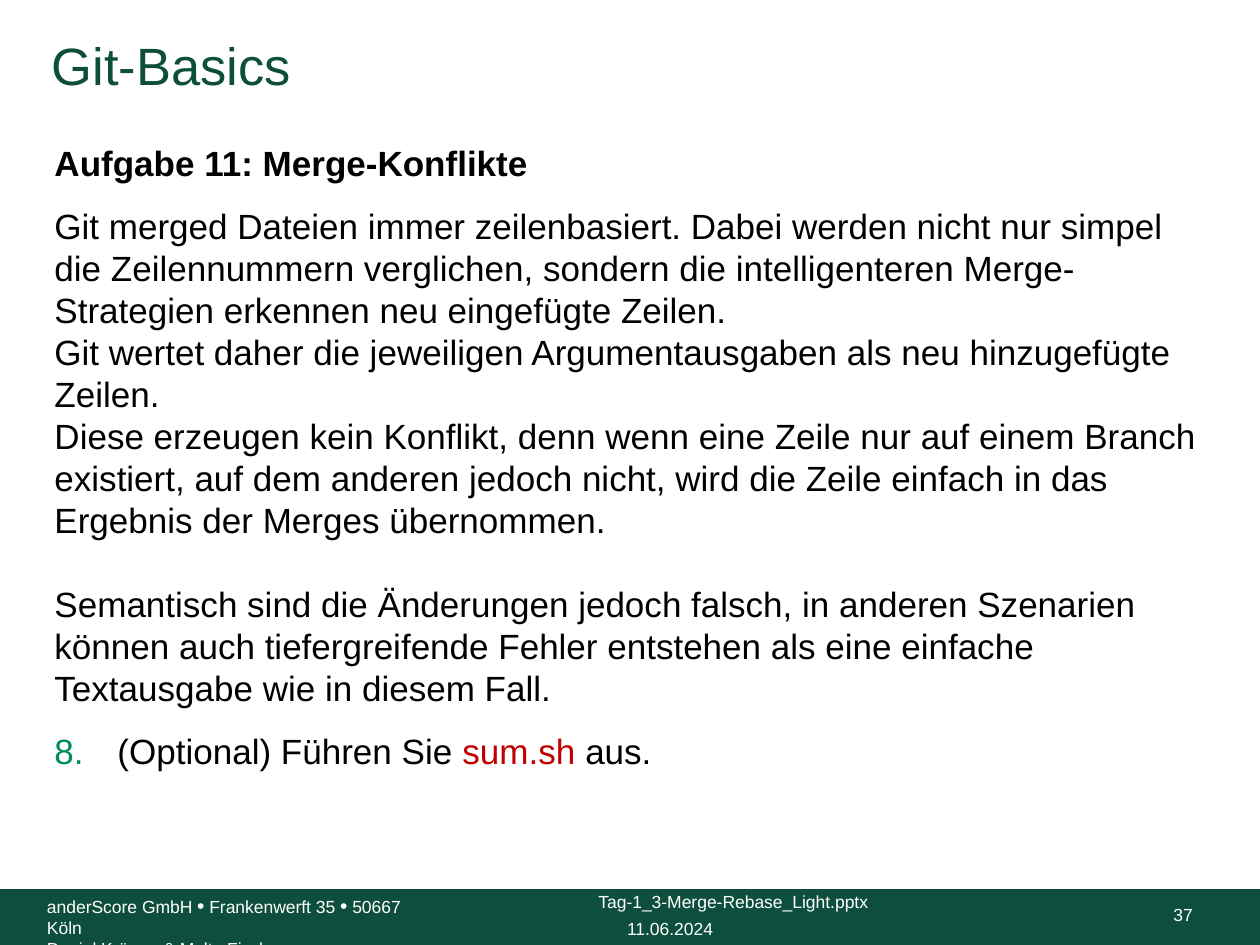
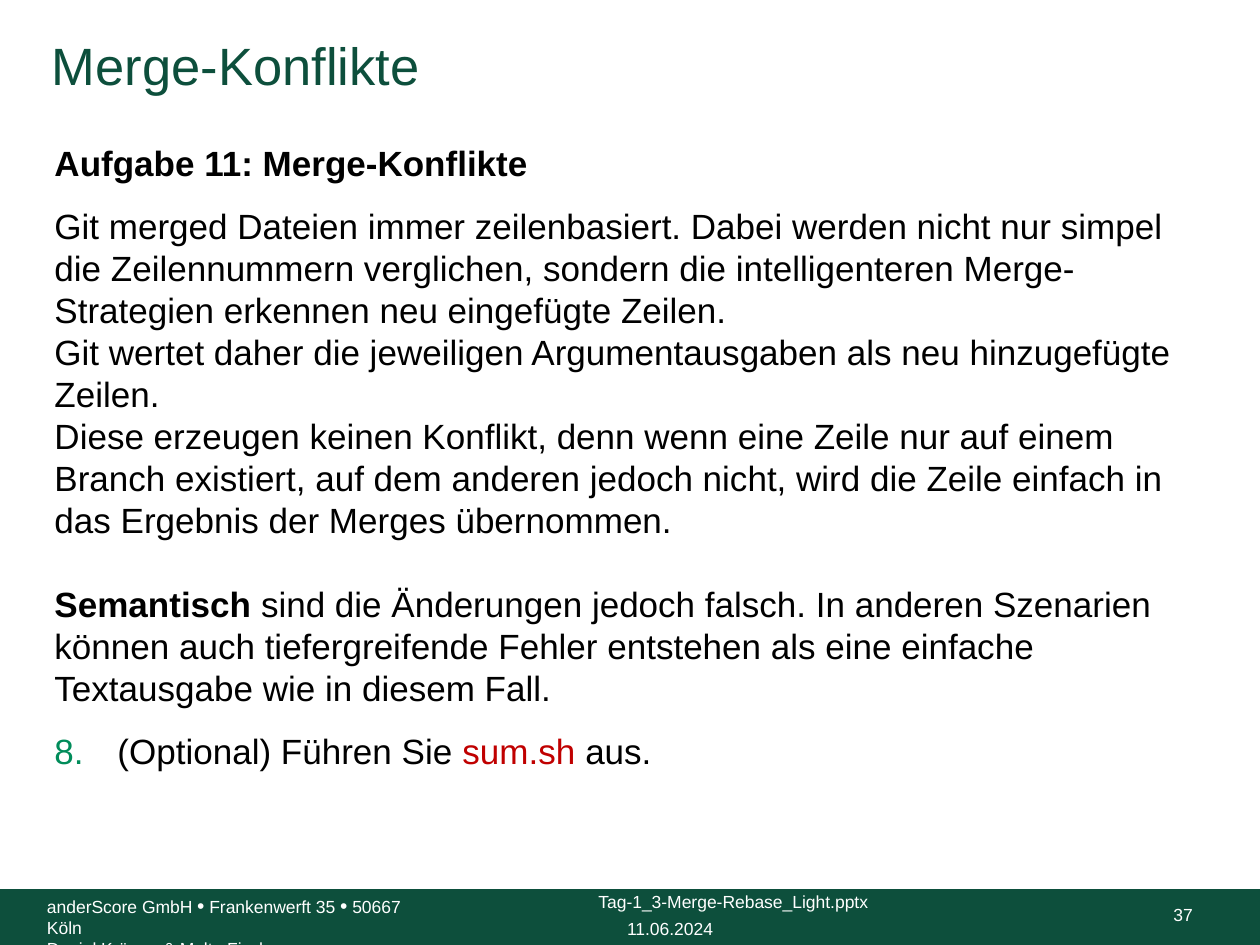
Before and after one commit to anderscore-gmbh/gitlab, a slide deck: slide 37 of slides/Tag-1_3-Merge-Rebase_Light.pptx. Drawn at 1260x945 pixels with LibreOffice and Linux fonts; fonts in the diff are those of the drawing; background and template pictures are left out. Boxes give left, top, right and bottom in pixels: in the first picture for what was removed or moved away, otherwise in the second. Text is boxed around its words. In the diff, an @@ line names an element or a change of style, - is before the commit and + after.

```diff
--- a/slides/Tag-1_3-Merge-Rebase_Light.pptx
+++ b/slides/Tag-1_3-Merge-Rebase_Light.pptx
@@ title at [52, 47, 419, 96]: text changed @@
-Git-Basics
+Merge-Konflikte
@@ text at [54, 213, 1171, 708]: text changed @@
-Git merged Dateien immer zeilenbasiert. Dabei werden nicht nur simpel die Zeilennummern verglichen, sondern die intelligenteren Merge-Strategien erkennen neu eingefügte Zeilen.
-Git wertet daher die jeweiligen Argumentausgaben als neu hinzugefügte Zeilen.
-Diese erzeugen kein Konflikt, denn wenn eine Zeile nur auf einem Branch existiert, auf dem anderen jedoch nicht, wird die Zeile einfach in das Ergebnis der Merges übernommen.
-Semantisch sind die Änderungen jedoch falsch, in anderen Szenarien können auch tiefergreifende Fehler entstehen als eine einfache Textausgabe wie in diesem Fall.
+Git merged Dateien immer zeilenbasiert. Dabei werden nicht nur simpel die Zeilennummern verglichen, sondern die intelligenteren Merge-Strategien erkennen neu eingefügte Zeilen.
+Git wertet daher die jeweiligen Argumentausgaben als neu hinzugefügte Zeilen.
+Diese erzeugen keinen Konflikt, denn wenn eine Zeile nur auf einem Branch existiert, auf dem anderen jedoch nicht, wird die Zeile einfach in das Ergebnis der Merges übernommen.
+Semantisch sind die Änderungen jedoch falsch. In anderen Szenarien können auch tiefergreifende Fehler entstehen als eine einfache Textausgabe wie in diesem Fall.
```
Also in this commit, not shown: 52 other slides changed, 5 other files.
